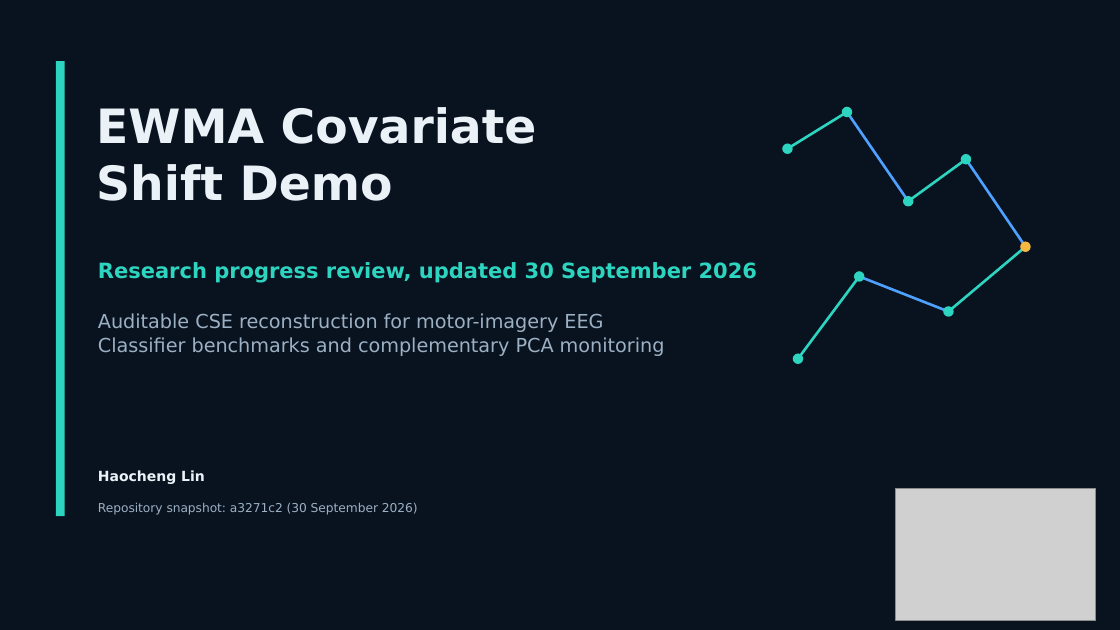
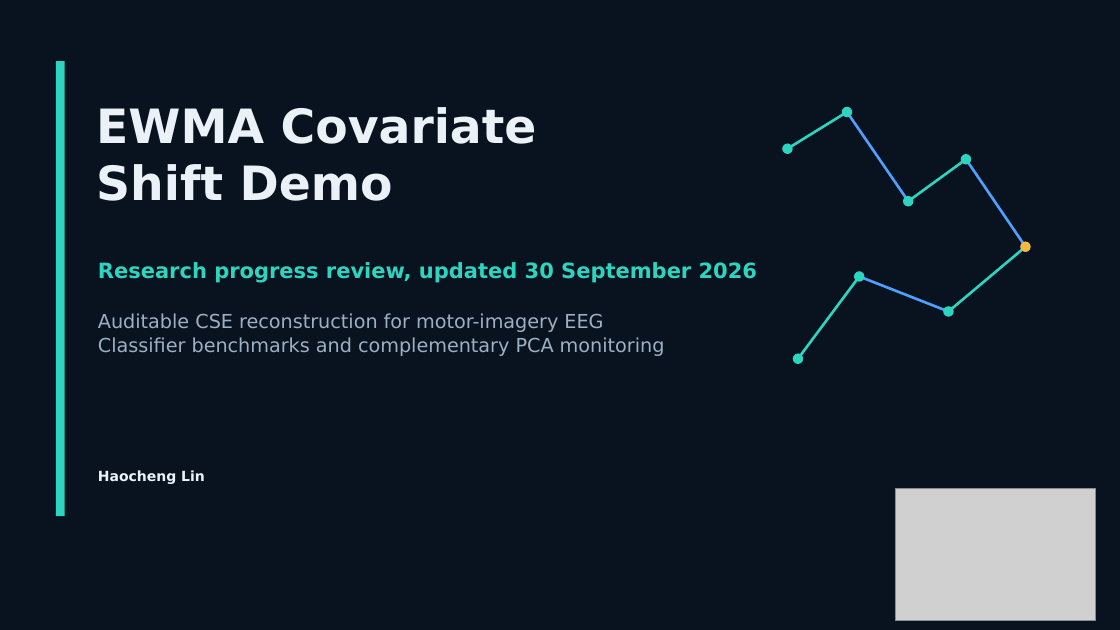
Before and after one commit to hlin863/ewma_covariate_shift_demo, a slide deck: slide 1 of presentations/EWMA_Covariate_Shift_Progress_Review_Haocheng_Lin.pptx. Drawn at 1120x630 pixels with LibreOffice and Linux fonts; fonts in the diff are those of the drawing; grey boxes stand for pictures. Boxes give left, top, right and bottom in pixels: in the first picture for what was removed or moved away, otherwise in the second. Text is boxed around its words. In the diff, an @@ line names an element or a change of style, - is before the commit and + after.

```diff
--- a/presentations/EWMA_Covariate_Shift_Progress_Review_Haocheng_Lin.pptx
+++ b/presentations/EWMA_Covariate_Shift_Progress_Review_Haocheng_Lin.pptx
@@ text removed at (98, 502, 418, 515) @@
-Repository snapshot: a3271c2 (30 September 2026)
```
Also in this commit, not shown: 10 other slides changed, 7 slides added.
